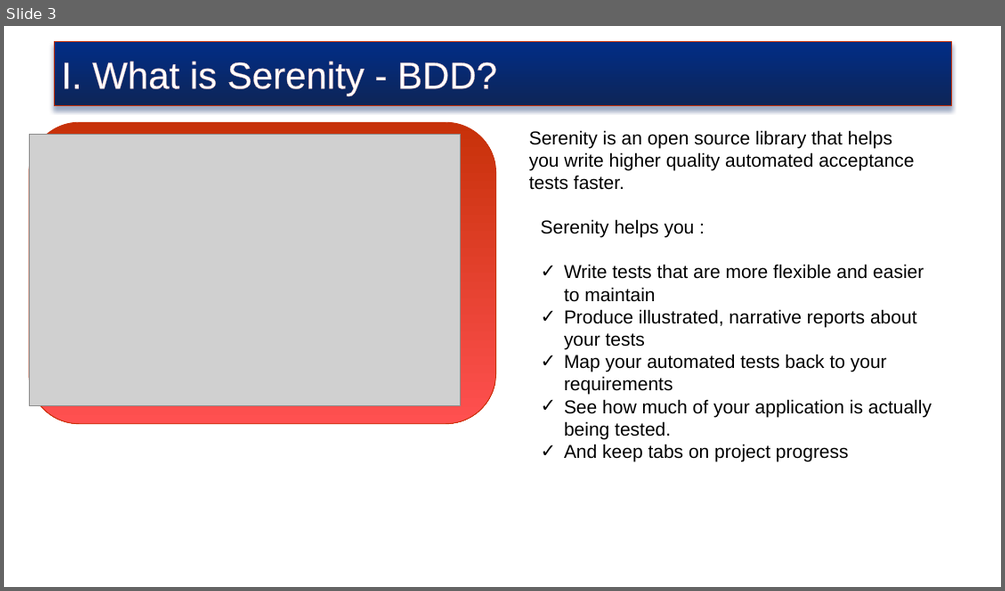
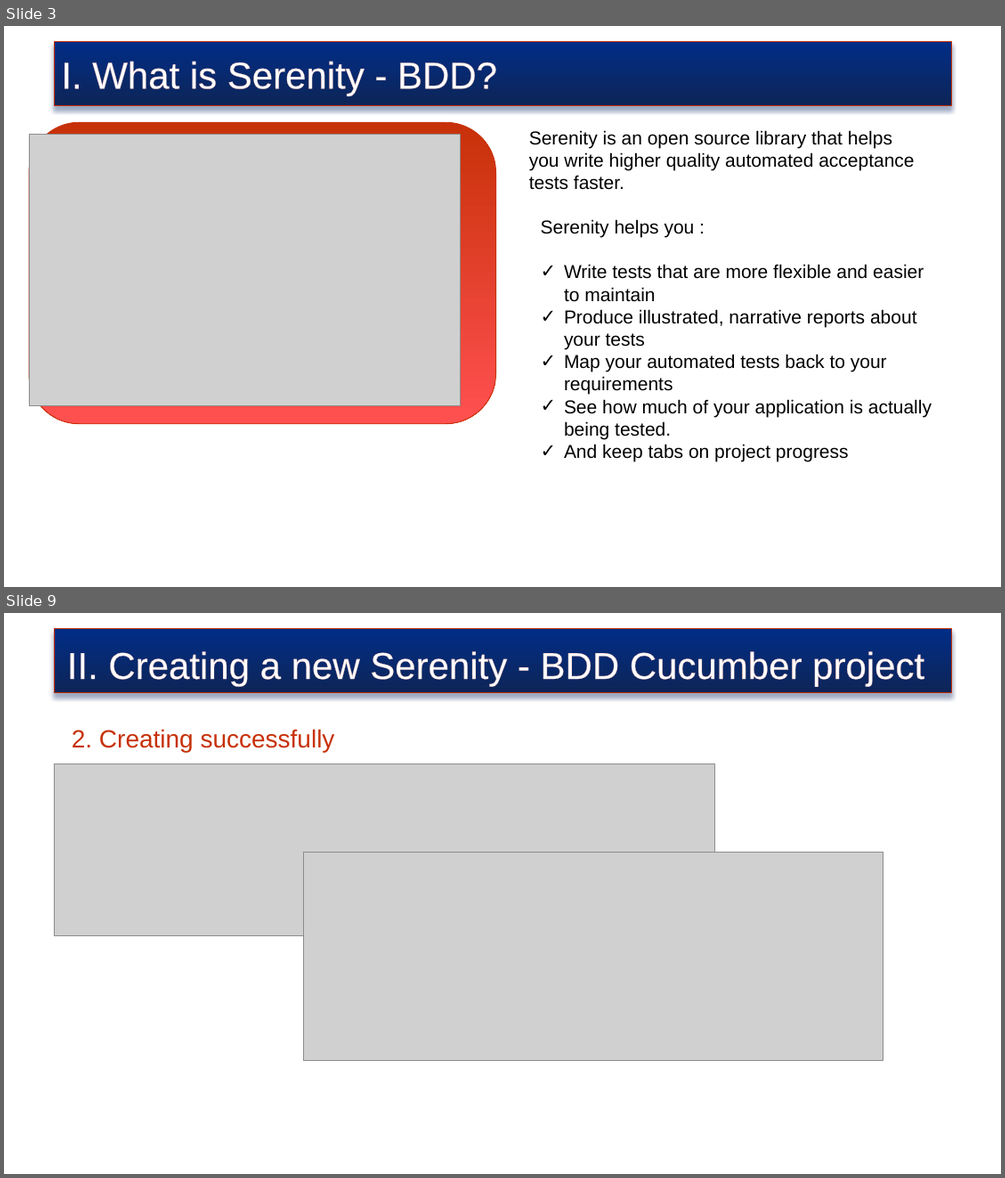
Before and after one commit to truyenkv/sharing, a slide deck: Sharing.pptx. Shown one above the other, each under a label of ours: slide 3 before the commit, slides 3 and 9 after it; the slides between them are not shown. The pictures are 1005x591 and 1005x1178 pixels, drawn with LibreOffice and Linux fonts; fonts in the diff are those of the drawing; grey boxes stand for pictures; background and template pictures are left out. Boxes give left, top, right and bottom in pixels: in the first picture for what was removed or moved away, otherwise in the second. Text is boxed around its words. In the diff, an @@ line names an element or a change of style, - is before the commit and + after.

```diff
--- a/Sharing.pptx
+++ b/Sharing.pptx
@@ slide 9 added at [4,613,1001,1174], background picture (left out) @@
@@ rectangle added at [54,629,952,693], fill gradient #012D86 to #0E2557, outline #C73109 0.75 pt, 36 pt, text #FFFFFF @@
+II. Creating a new Serenity - BDD Cucumber project
@@ text added at [72,729,335,752], 24 pt, text #C73109 @@
+2. Creating successfully
@@ picture added at [54,763,714,935] @@
@@ picture added at [304,852,882,1060] @@
```
Also in this commit, not shown: 4 slides changed, 9 other slides added, 3 slides removed.
